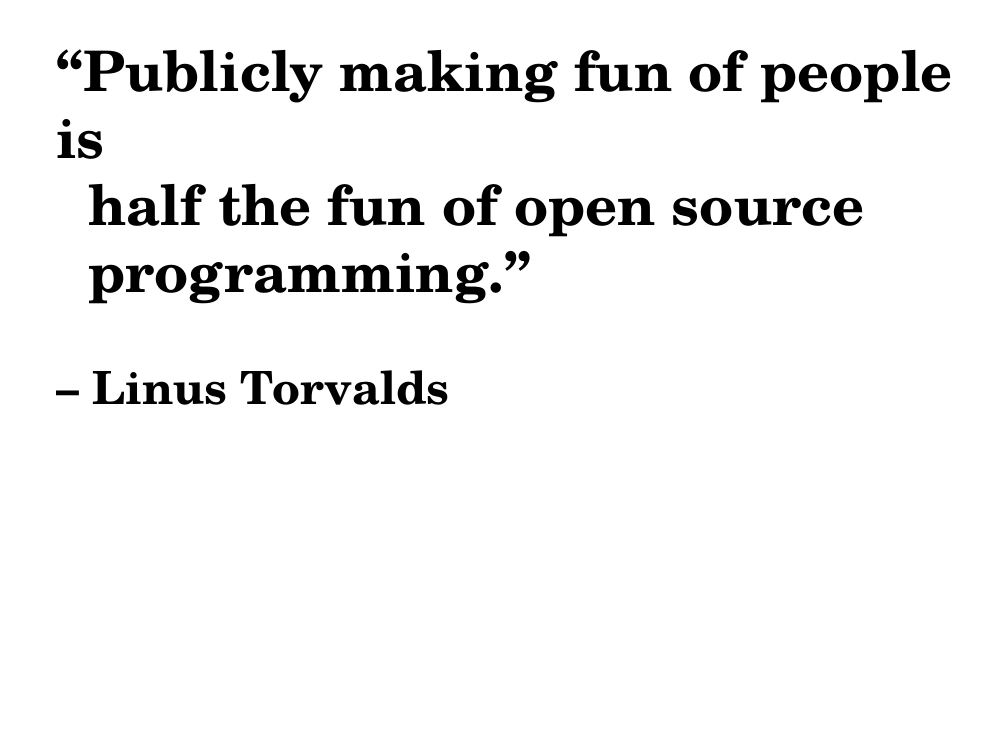
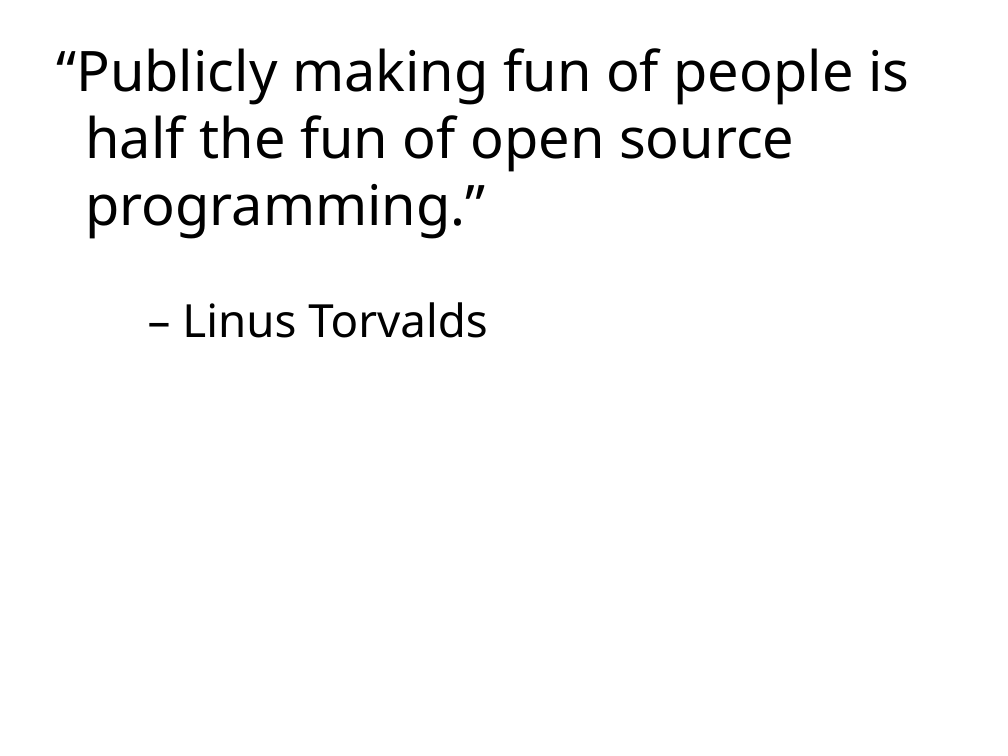
Before and after one commit to gregkh/presentation-linux-maintainer, a slide deck: slide 51 of maintainer.odp (slide 5 before the commit). Drawn at 1008x756 pixels with LibreOffice and Linux fonts; fonts in the diff are those of the drawing. Boxes give left, top, right and bottom in pixels: in the first picture for what was removed or moved away, otherwise in the second. Text is boxed around its words. In the diff, an @@ line names an element or a change of style, - is before the commit and + after.

```diff
--- a/maintainer.odp
+++ b/maintainer.odp
@@ text "“Publicly making fun of people ..." at <box>56,48,909,338</box>: font TeX Gyre Schola to Noto Sans, bold off @@
```
Also in this commit, not shown: 3 other slides changed, 46 slides added, 1 other file.
